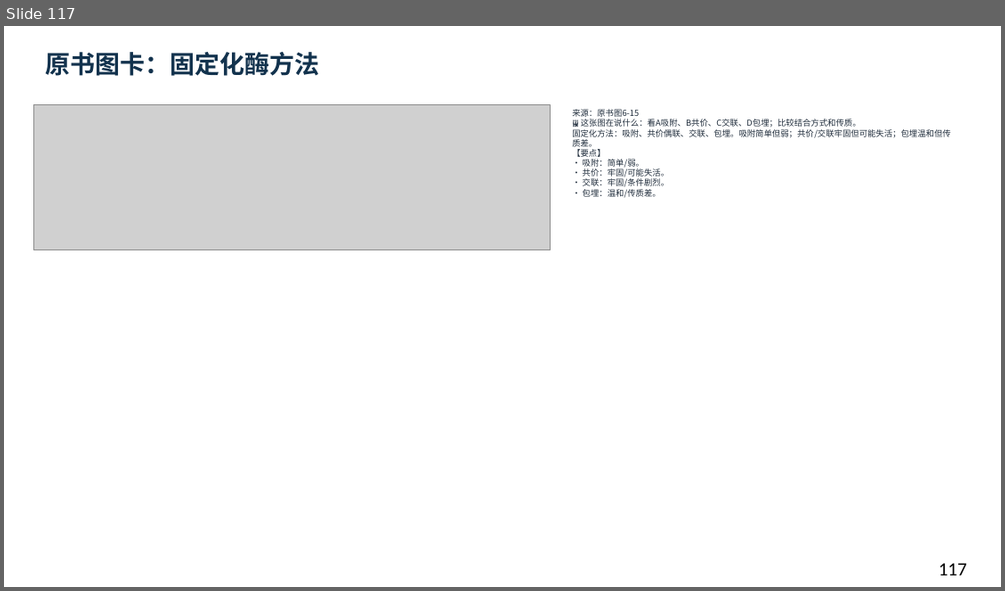
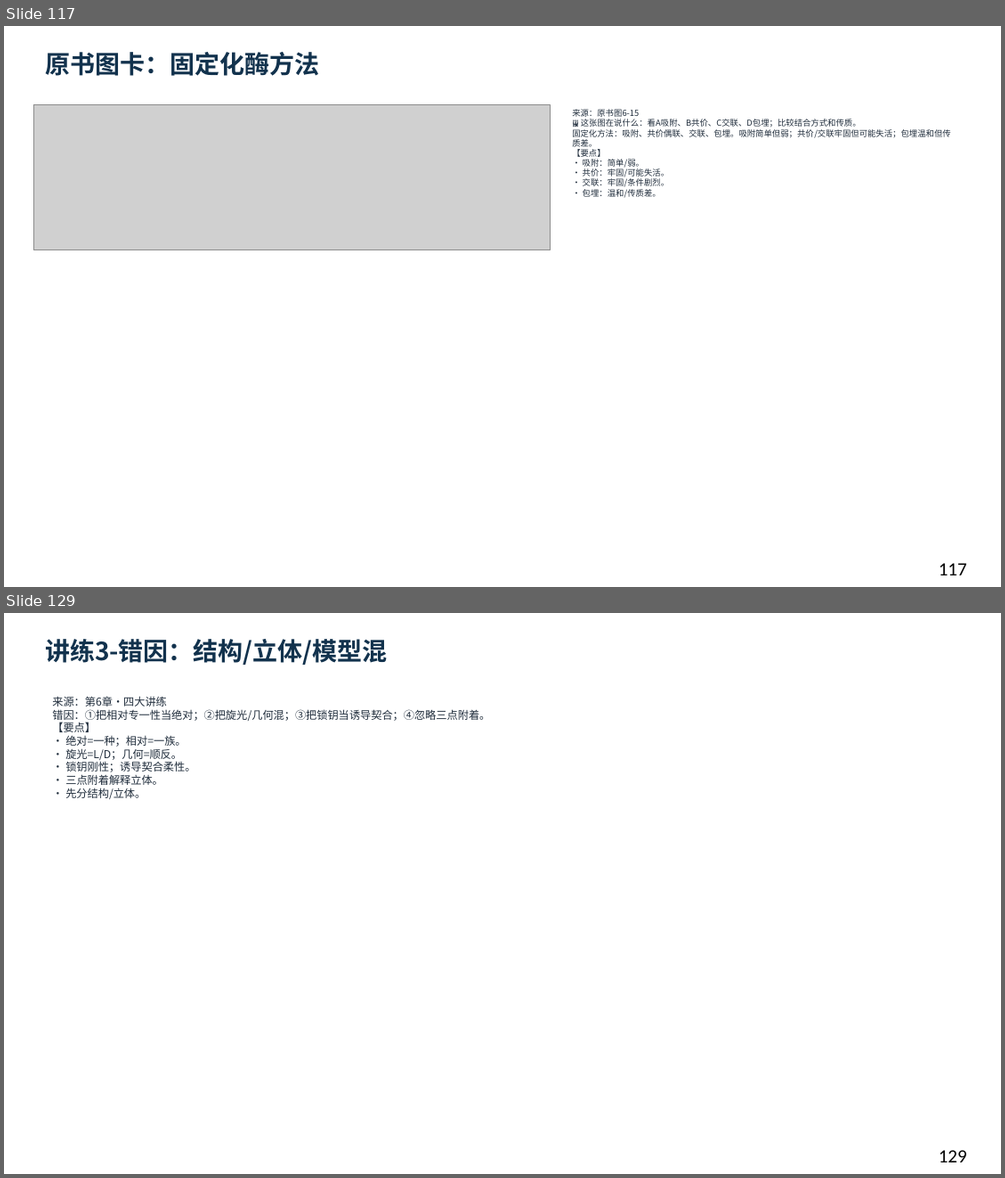
Before and after one commit to newkan-li/Biochemistry, a slide deck: downloads/bc06-ai-style.pptx. Shown one above the other, each under a label of ours: slide 117 before the commit, slides 117 and 129 after it; the slides between them are not shown. The pictures are 1005x591 and 1005x1178 pixels, drawn with LibreOffice and Linux fonts; fonts in the diff are those of the drawing; grey boxes stand for pictures. Boxes give left, top, right and bottom in pixels: in the first picture for what was removed or moved away, otherwise in the second. Text is boxed around its words. In the diff, an @@ line names an element or a change of style, - is before the commit and + after.

```diff
--- a/downloads/bc06-ai-style.pptx
+++ b/downloads/bc06-ai-style.pptx
@@ slide 129 added at bbox=[4, 613, 1001, 1174], background #FFFFFF @@
@@ text added at bbox=[45, 639, 388, 665], 24 pt, text #12324D, bold @@
+讲练3-错因：结构/立体/模型混
@@ text added at bbox=[52, 696, 490, 799], 10.5 pt, text #202D3C @@
+来源：第6章·四大讲练
+错因：①把相对专一性当绝对；②把旋光/几何混；③把锁钥当诱导契合；④忽略三点附着。
+【要点】
+• 绝对=一种；相对=一族。
+• 旋光=L/D；几何=顺反。
+• 锁钥刚性；诱导契合柔性。
+• 三点附着解释立体。
+• 先分结构/立体。
@@ text added at bbox=[938, 1150, 967, 1162], 18 pt, text #000000 @@
+129
```
Also in this commit, not shown: 1 slide changed, 15 other slides added, 6 other files.
